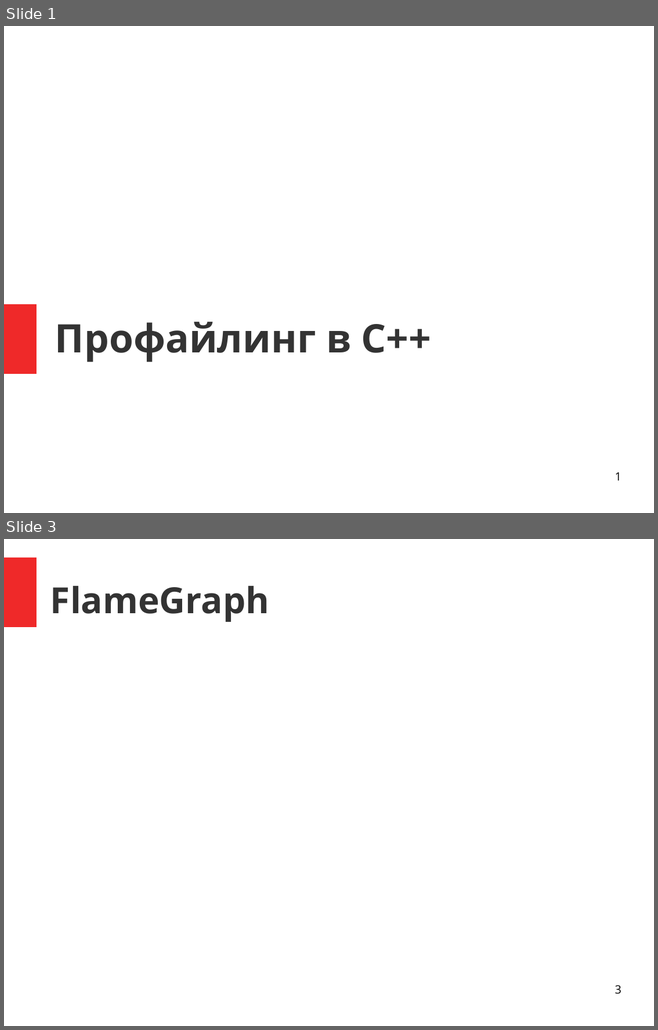
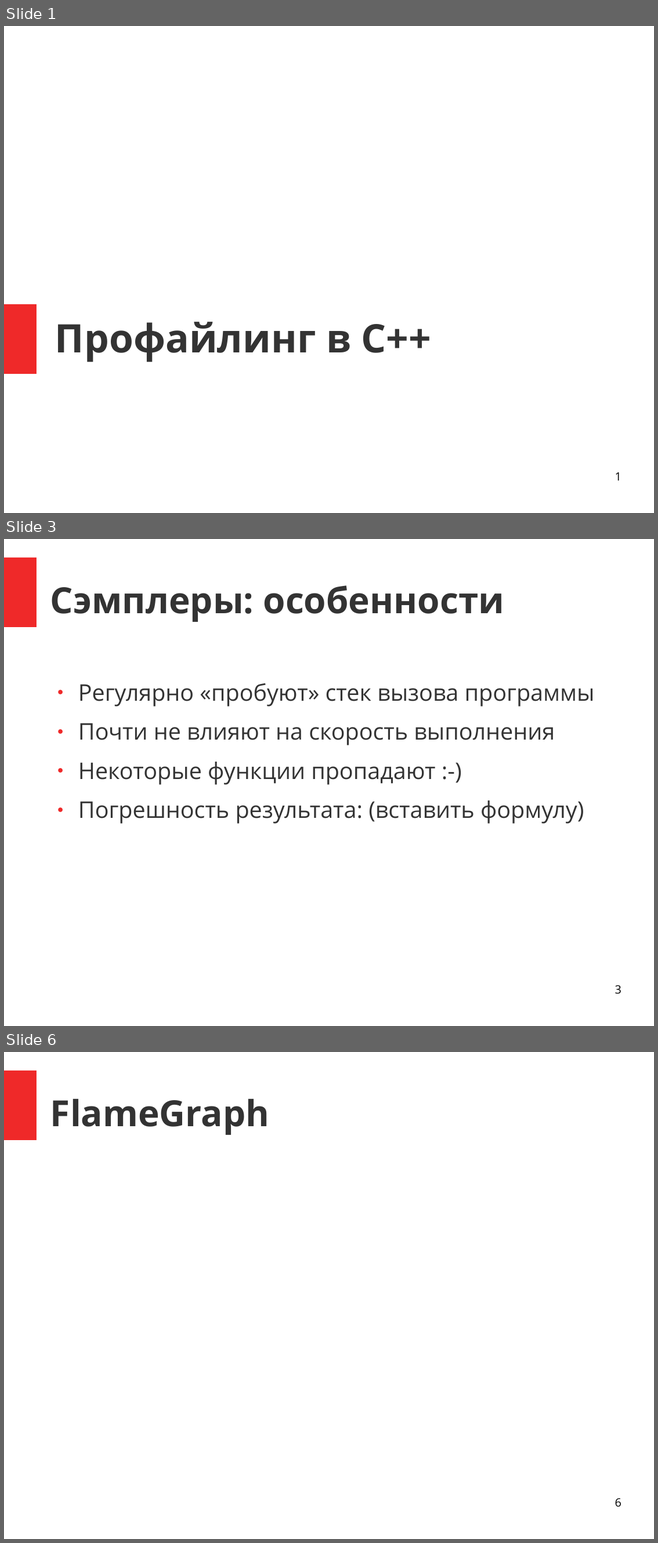
Before and after one commit to zamazan4ik/ConfsANDProps, a slide deck: Conferences/Corehard_2018_spring/cpp_profilers.odp. Shown one above the other, each under a label of ours: slides 1 and 3 before the commit, slides 1, 3 and 6 after it; the slides between them are not shown. The pictures are 658x1030 and 658x1543 pixels, drawn with LibreOffice and Linux fonts; fonts in the diff are those of the drawing. Boxes give left, top, right and bottom in pixels: in the first picture for what was removed or moved away, otherwise in the second. Text is boxed around its words. In the diff, an @@ line names an element or a change of style, - is before the commit and + after.

```diff
--- a/Conferences/Corehard_2018_spring/cpp_profilers.odp
+++ b/Conferences/Corehard_2018_spring/cpp_profilers.odp
@@ slide 3 added at [4, 539, 654, 1026], background #FFFFFF; not listed: 1 template element that a slide beside it also shows @@
@@ title added at [50, 585, 505, 622], 44 pt, text #333333, bold @@
+Сэмплеры: особенности
@@ text added at [78, 683, 594, 824], 28 pt, text #333333 @@
+● Регулярно «пробуют» стек вызова программы
+● Почти не влияют на скорость выполнения
+● Некоторые функции пропадают :-)
+● Погрешность результата: (вставить формулу)
@@ page number added at [615, 985, 621, 994], 14 pt, text #000000 @@
+3
@@ what was slide 3 is now slide 6 @@
@@ page number at [615, 1498, 621, 1507]: text changed @@
-3
+6
```
Also in this commit, not shown: 3 slides changed, 5 other slides added, 1 slide removed, 1 other file.
